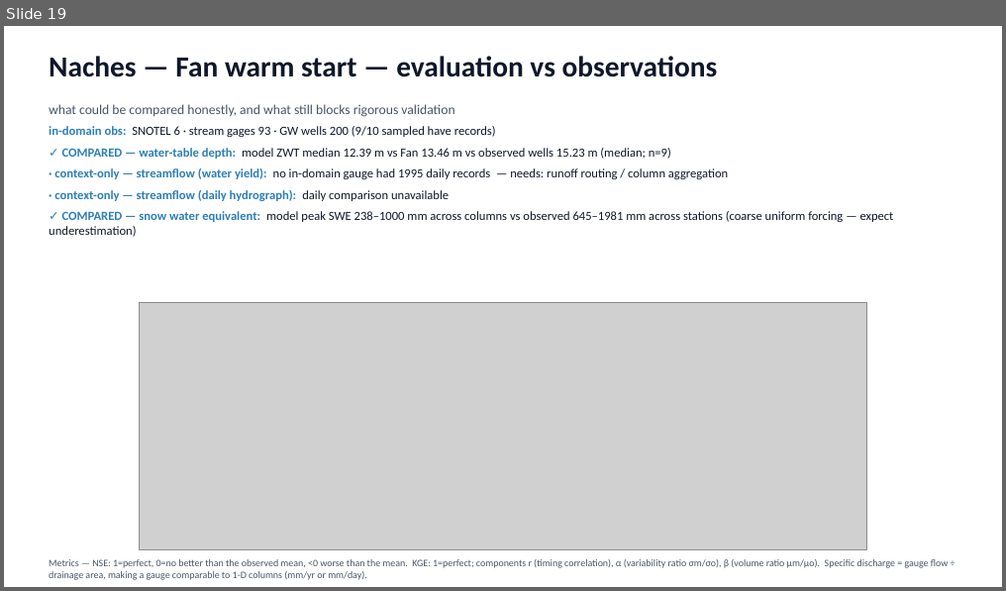
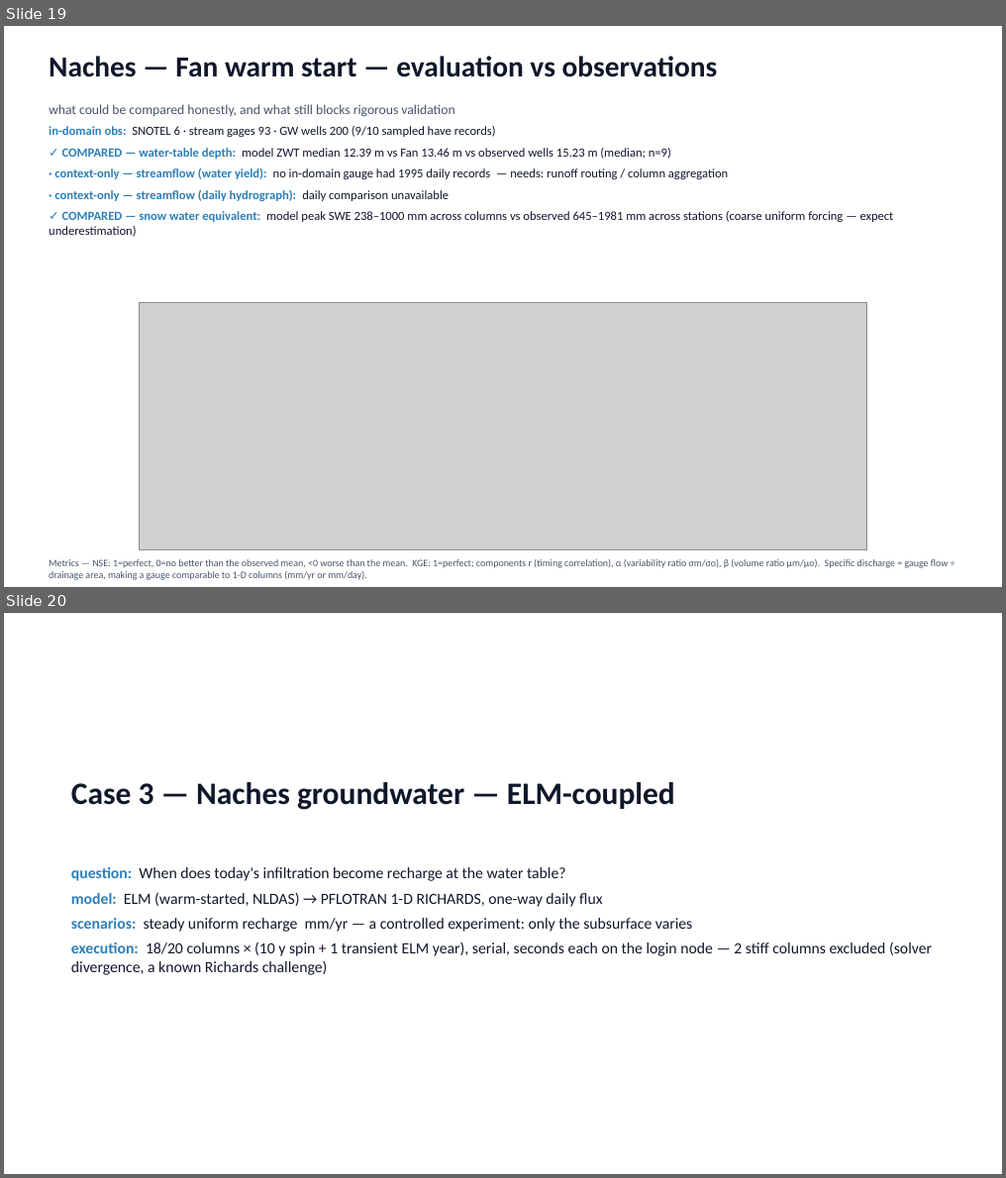
Before and after one commit to hoangtv1899/multi-agent-framework, a slide deck: docs/slides/story_20260706.pptx. Shown one above the other, each under a label of ours: slide 19 before the commit, slides 19 and 20 after it. The pictures are 1006x591 and 1006x1178 pixels, drawn with LibreOffice and Linux fonts; fonts in the diff are those of the drawing; grey boxes stand for pictures. Boxes give left, top, right and bottom in pixels: in the first picture for what was removed or moved away, otherwise in the second. Text is boxed around its words. In the diff, an @@ line names an element or a change of style, - is before the commit and + after.

```diff
--- a/docs/slides/story_20260706.pptx
+++ b/docs/slides/story_20260706.pptx
@@ slide 20 added at bbox=[4, 613, 1002, 1174], background #FFFFFF @@
@@ text added at bbox=[71, 782, 675, 810], 30 pt, text #0F172A, bold @@
+Case 3 — Naches groundwater — ELM-coupled
@@ text added at bbox=[71, 867, 932, 975], 15 pt, text #0F172A @@
+question: When does today's infiltration become recharge at the water table?
+model: ELM (warm-started, NLDAS) → PFLOTRAN 1-D RICHARDS, one-way daily flux
+scenarios: steady uniform recharge mm/yr — a controlled experiment: only the subsurface varies
+execution: 18/20 columns × (10 y spin + 1 transient ELM year), serial, seconds each on the login node — 2 stiff columns excluded (solver divergence, a known Richards challenge)
```
Also in this commit, not shown: 2 slides changed, 4 other slides added, 6 other files.
